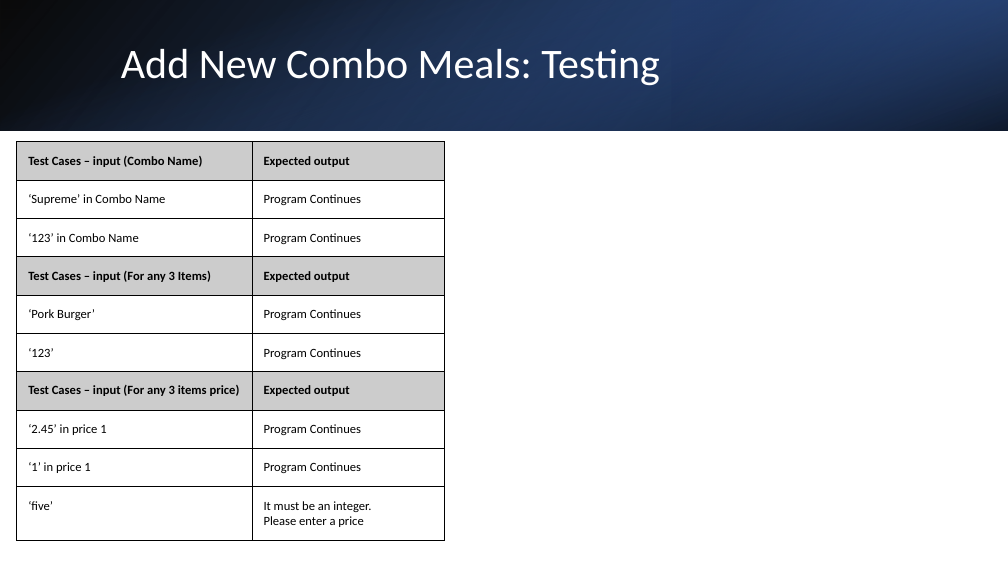
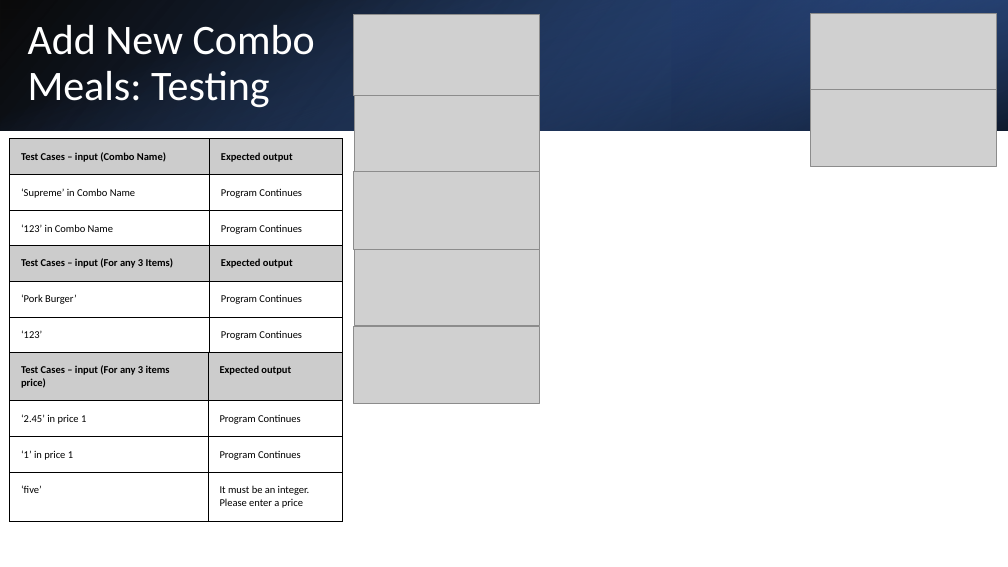
Before and after one commit to PIETERSEelmeEP/Assessment, a slide deck: slide 14 of 2.7 and 2.8 Documentation Template 1.pptx. Drawn at 1008x567 pixels with LibreOffice and Linux fonts; fonts in the diff are those of the drawing; grey boxes stand for pictures. Boxes give left, top, right and bottom in pixels: in the first picture for what was removed or moved away, otherwise in the second. Text is boxed around its words. In the diff, an @@ line names an element or a change of style, - is before the commit and + after.

```diff
--- a/2.7 and 2.8 Documentation Template 1.pptx
+++ b/2.7 and 2.8 Documentation Template 1.pptx
@@ title "Add New Combo Meals: Testing" rewrapped from (121,49,660,86) to (28,25,315,108) @@
@@ picture added at (354,15,539,95) @@
@@ picture added at (811,14,996,90) @@
@@ picture added at (355,95,540,172) @@
@@ picture added at (811,90,996,167) @@
@@ table at (10,139,343,247) @@
@@ size 12 to 10 pt @@
@@ table: place and size @@
-table at (17,142,445,257)
+table at (10,139,343,247)
@@ picture added at (354,172,539,250) @@
@@ table at (10,246,343,353) @@
@@ size 12 to 10 pt @@
@@ table: place and size @@
-table at (17,257,445,372)
+table at (10,246,343,353)
@@ picture added at (355,250,540,325) @@
@@ picture added at (354,326,539,403) @@
@@ table at (10,352,343,520) @@
@@ size 12 to 10 pt @@
@@ table: place and size @@
-table at (17,371,445,539)
+table at (10,352,343,520)
```
